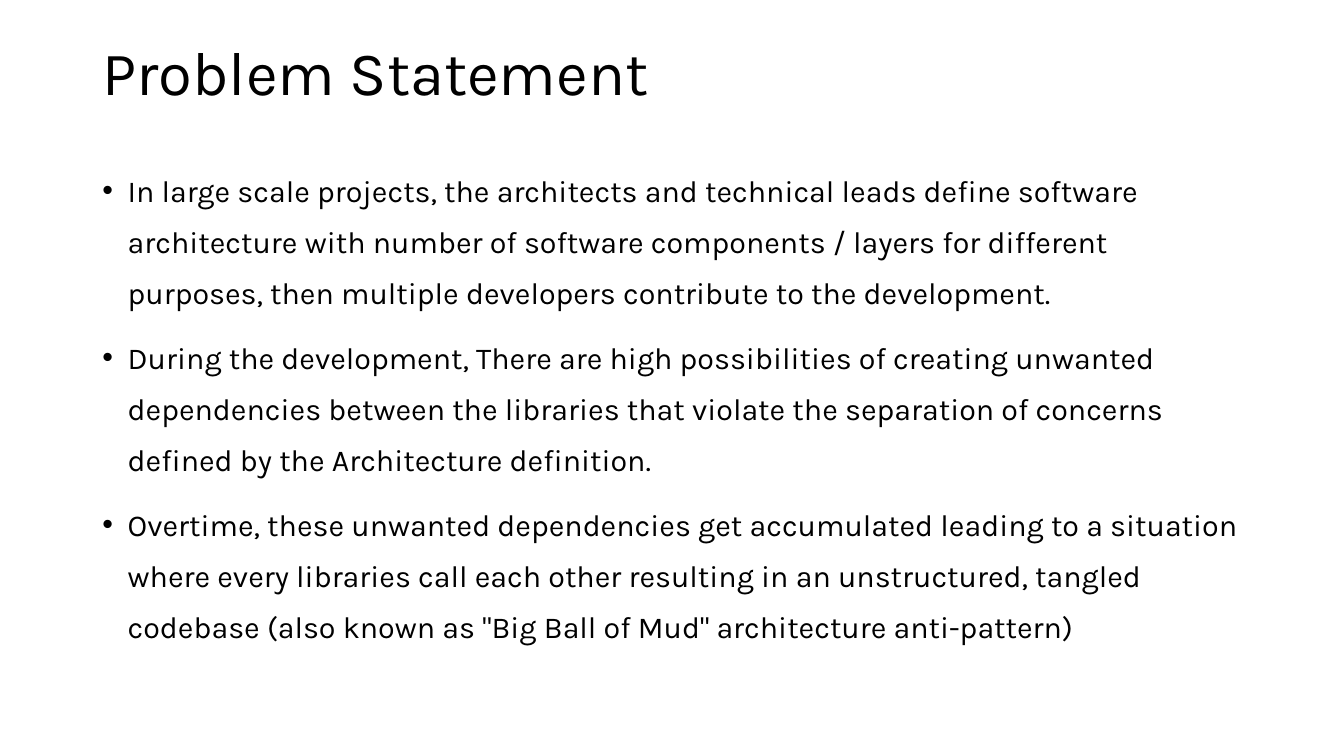
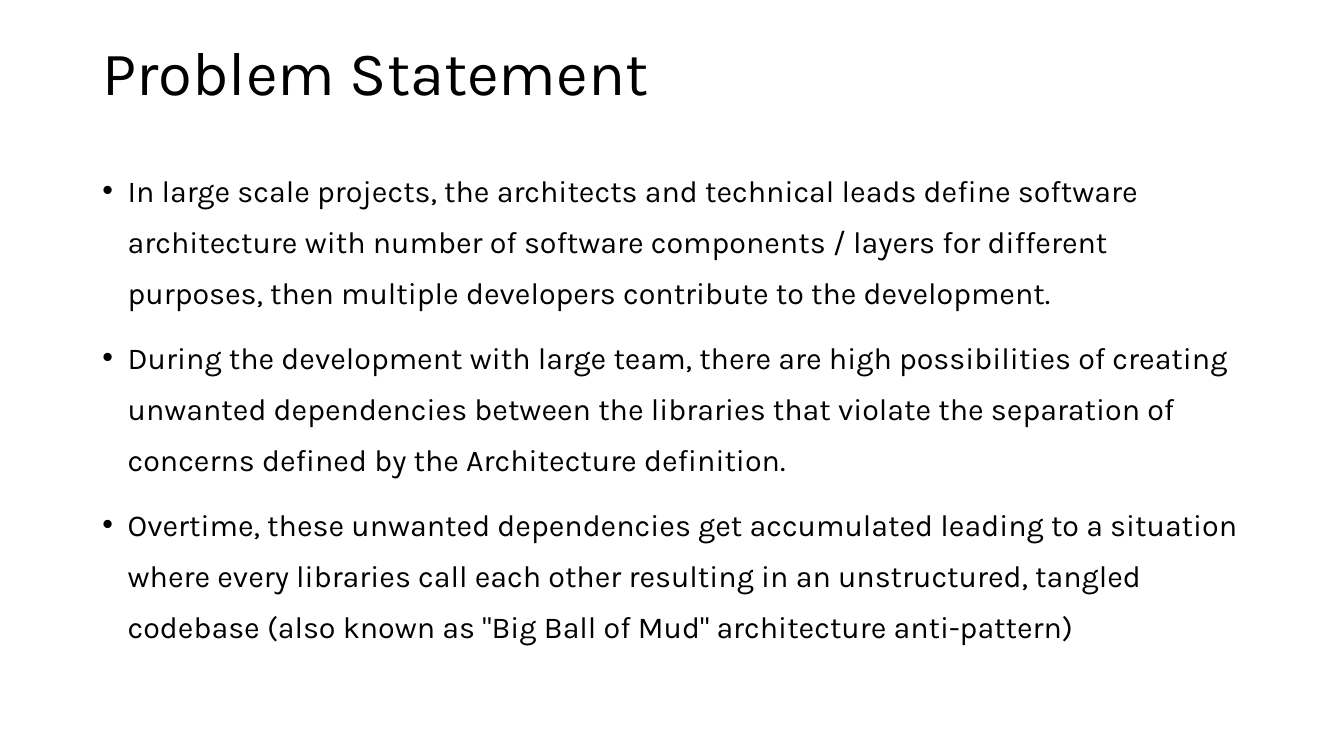
Before and after one commit to karthick-shanmuga/sw-deps-monitor, a slide deck: slide 3 of Docs/Automated Dependency Monitoring in CI Pipeline.pptx. Drawn at 1344x756 pixels with LibreOffice and Linux fonts; fonts in the diff are those of the drawing. Boxes give left, top, right and bottom in pixels: in the first picture for what was removed or moved away, otherwise in the second. Text is boxed around its words. In the diff, an @@ line names an element or a change of style, - is before the commit and + after.

```diff
--- a/Docs/Automated Dependency Monitoring in CI Pipeline.pptx
+++ b/Docs/Automated Dependency Monitoring in CI Pipeline.pptx
@@ text at [128, 348, 1227, 479]: text changed @@
-• During the development, There are high possibilities of creating unwanted dependencies between the libraries that violate the separation of concerns defined by the Architecture definition.
+• During the development with large team, there are high possibilities of creating unwanted dependencies between the libraries that violate the separation of concerns defined by the Architecture definition.
```
Also in this commit, not shown: 11 other slides changed, 5 slides added, 2 slides removed.
